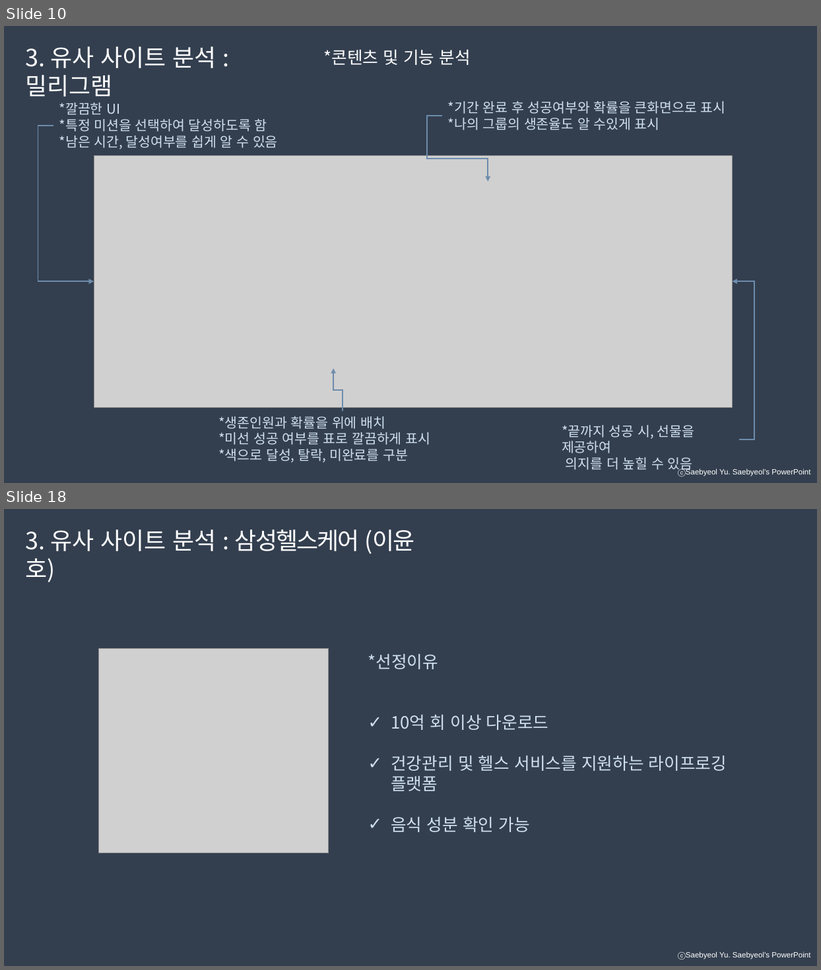
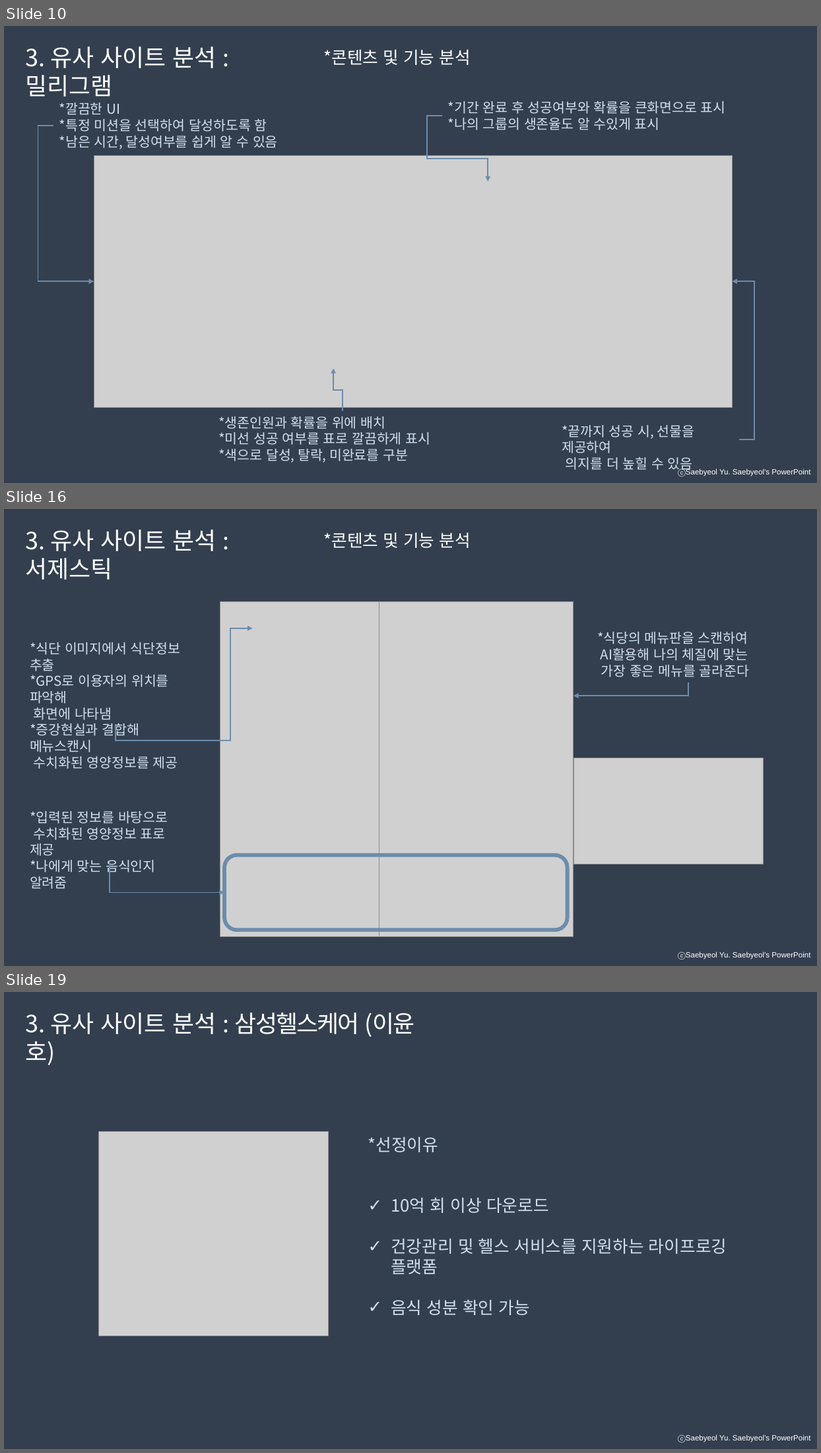
Before and after one commit to developerYHLee/University_Homework, a slide deck: 기말과제.pptx. Shown one above the other, each under a label of ours: slides 10 and 18 before the commit, slides 10, 16 and 19 after it; the slides between them are not shown. The pictures are 821x970 and 821x1453 pixels, drawn with LibreOffice and Linux fonts; fonts in the diff are those of the drawing; grey boxes stand for pictures. Boxes give left, top, right and bottom in pixels: in the first picture for what was removed or moved away, otherwise in the second. Text is boxed around its words. In the diff, an @@ line names an element or a change of style, - is before the commit and + after.

```diff
--- a/기말과제.pptx
+++ b/기말과제.pptx
@@ slide 16 added at (x1=4, y1=509, x2=817, y2=966), background #333F50; not listed: 1 template element that a slide beside it also shows @@
@@ text added at (x1=26, y1=529, x2=217, y2=580), 28 pt, text #FFFFFF @@
+3. 유사 사이트 분석 : 서제스틱
@@ text added at (x1=323, y1=532, x2=471, y2=548), 20 pt, text #FFFFFF @@
+*콘텐츠 및 기능 분석
@@ picture added at (x1=220, y1=601, x2=380, y2=937) @@
@@ picture added at (x1=380, y1=601, x2=574, y2=937) @@
@@ text added at (x1=30, y1=642, x2=180, y2=769), 16 pt, text #D0E0EF @@
+*식단 이미지에서 식단정보 추출
+*GPS로 이용자의 위치를 파악해
+화면에 나타냄
+*증강현실과 결합해 메뉴스캔시
+수치화된 영양정보를 제공
@@ elbow arrow added from (116, 725) to (253, 628), #6D8CAC 1.5 pt @@
@@ text added at (x1=597, y1=632, x2=749, y2=677), 16 pt, text #D0E0EF @@
+*식당의 메뉴판을 스캔하여
+AI활용해 나의 체질에 맞는
+가장 좋은 메뉴를 골라준다
@@ elbow arrow added from (688, 682) to (574, 696), #6D8CAC 1.5 pt @@
@@ picture added at (x1=574, y1=758, x2=764, y2=865) @@
@@ text added at (x1=30, y1=811, x2=168, y2=889), 16 pt, text #D0E0EF @@
+*입력된 정보를 바탕으로
+수치화된 영양정보 표로 제공
+*나에게 맞는 음식인지 알려줌
@@ elbow arrow added from (110, 862) to (224, 892), #6D8CAC 1.5 pt @@
@@ rounded rectangle added at (x1=224, y1=855, x2=567, y2=931), outline #6D8CAC 4.5 pt @@
@@ what was slide 18 is now slide 19 @@
```
Also in this commit, not shown: 4 slides changed, 5 other slides added, 5 slides removed.
